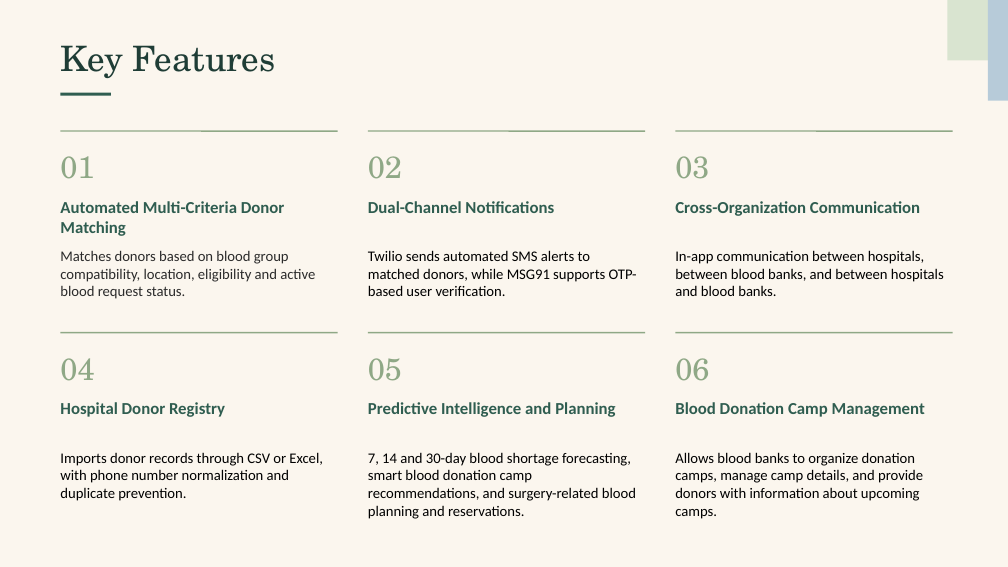
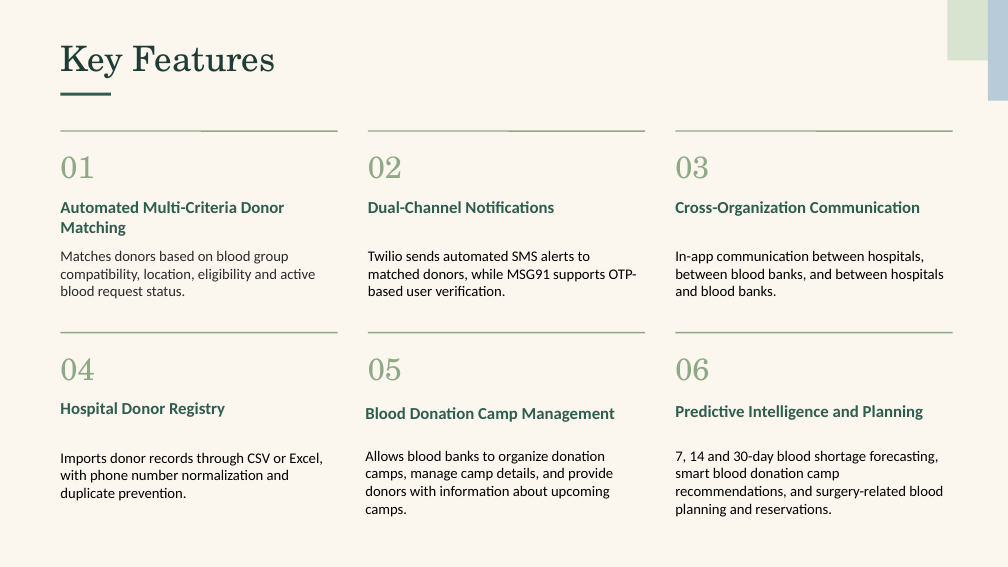
Before and after one commit to bhavyasanthoshi02/Swastya, a slide deck: slide 7 of docs/Swastya_Presentation.pptx. Drawn at 1008x567 pixels with LibreOffice and Linux fonts; fonts in the diff are those of the drawing. Boxes give left, top, right and bottom in pixels: in the first picture for what was removed or moved away, otherwise in the second. Text is boxed around its words. In the diff, an @@ line names an element or a change of style, - is before the commit and + after.

```diff
--- a/docs/Swastya_Presentation.pptx
+++ b/docs/Swastya_Presentation.pptx
@@ text "Blood Donation Camp Management": place and size @@
-text "Blood Donation Camp Management" at <box>675,402,925,417</box>
+text "Blood Donation Camp Management" at <box>365,407,615,422</box>
@@ text "Predictive Intelligence and Planning": place and size @@
-text "Predictive Intelligence and Planning" at <box>368,402,615,417</box>
+text "Predictive Intelligence and Planning" at <box>675,405,923,420</box>
@@ text "Allows blood banks to organize ...": place and size @@
-text "Allows blood banks to organize ..." at <box>675,452,923,519</box>
+text "Allows blood banks to organize ..." at <box>365,450,613,517</box>
@@ text "7, 14 and 30-day blood ...": place and size @@
-text "7, 14 and 30-day blood ..." at <box>368,452,636,519</box>
+text "7, 14 and 30-day blood ..." at <box>675,450,943,517</box>
```
Also in this commit, not shown: 3 other slides changed.
